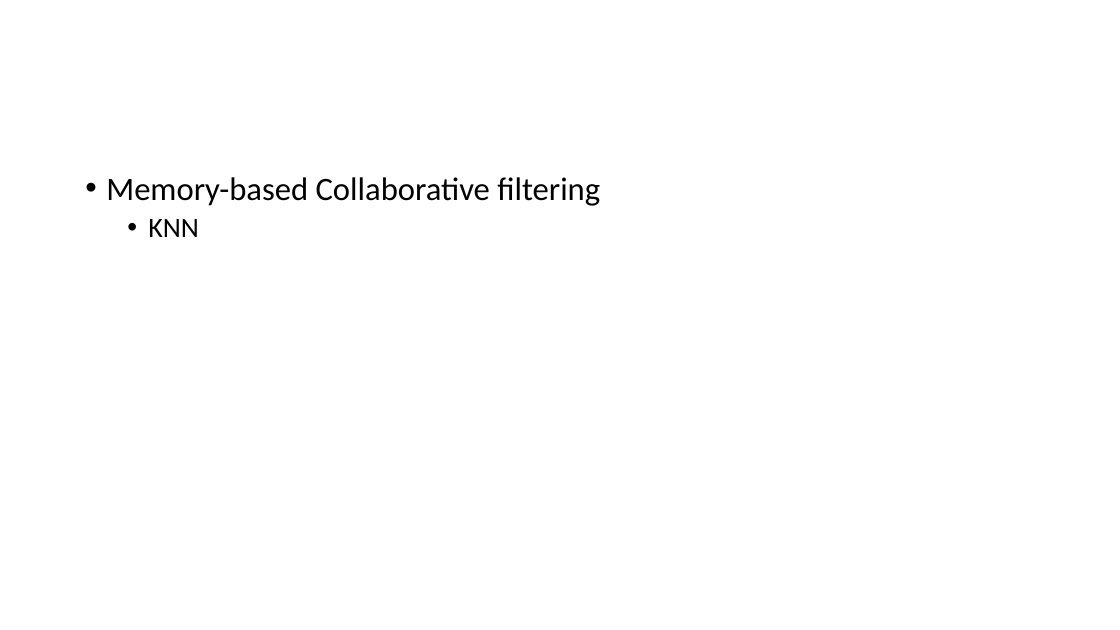
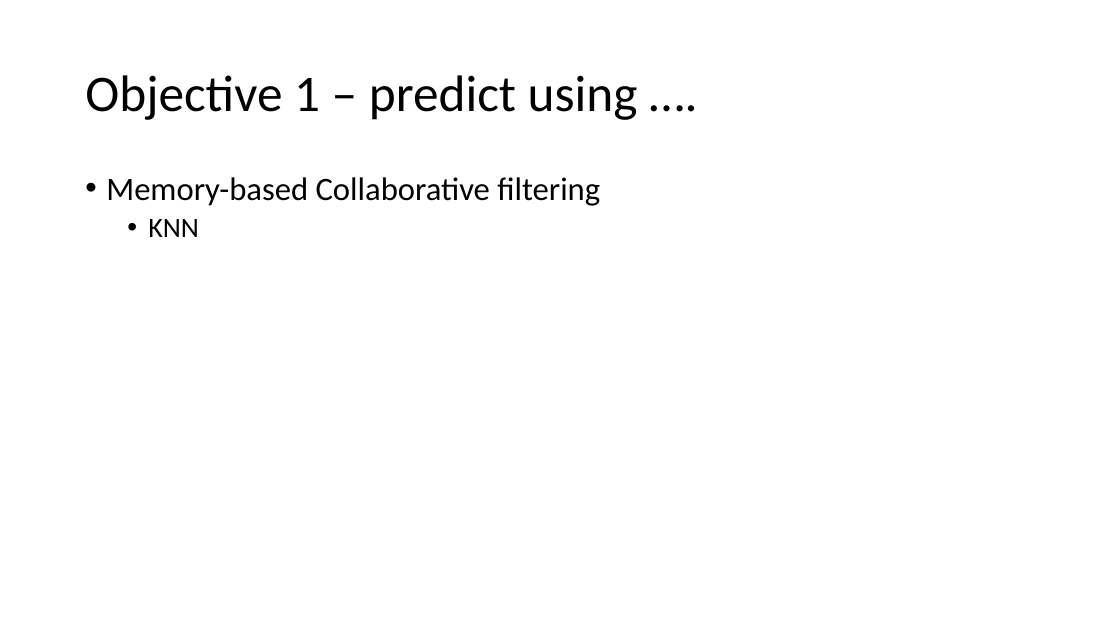
Before and after one commit to deejayrusso/Movie-Recommendation-System, a slide deck: slide 6 of Data Mining Project.pptx (slide 2 before the commit). Drawn at 1120x630 pixels with LibreOffice and Linux fonts; fonts in the diff are those of the drawing. Boxes give left, top, right and bottom in pixels: in the first picture for what was removed or moved away, otherwise in the second. Text is boxed around its words. In the diff, an @@ line names an element or a change of style, - is before the commit and + after.

```diff
--- a/Data Mining Project.pptx
+++ b/Data Mining Project.pptx
@@ title added at <box>85,75,638,120</box>, 44 pt, text #000000 @@
+Objective 1 – predict using ….
```
Also in this commit, not shown: 1 other slide changed, 6 slides added, 1 slide removed.
